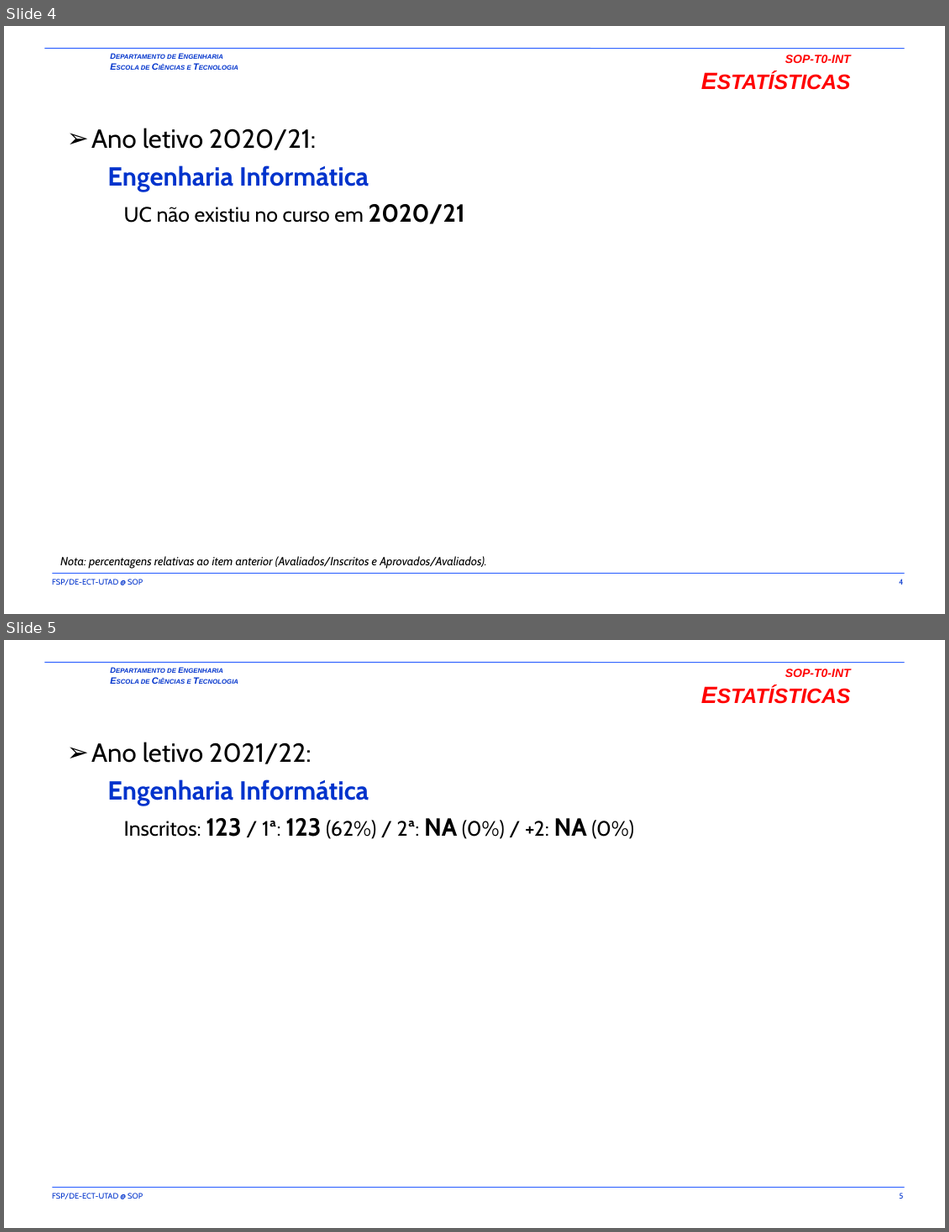
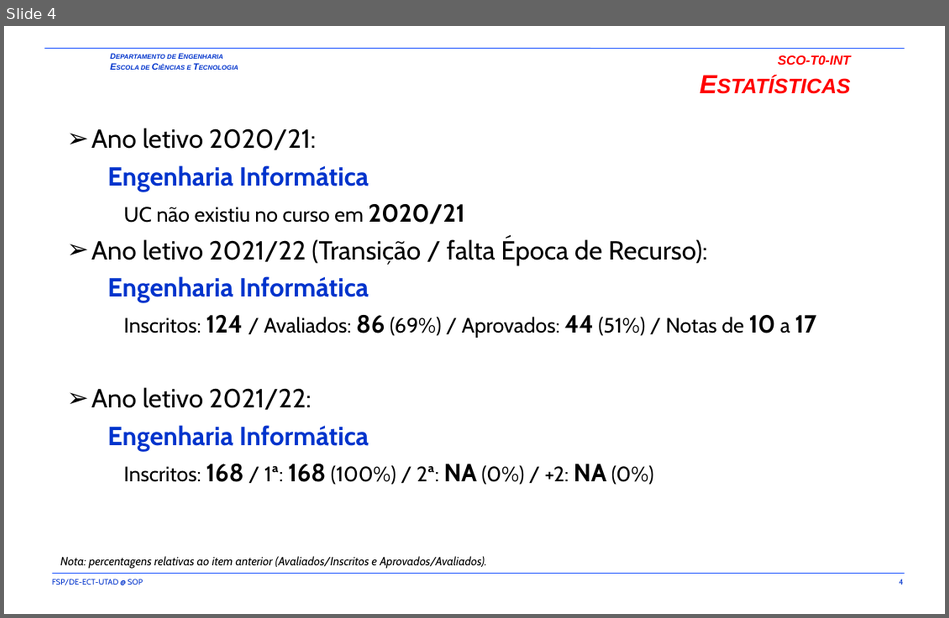
Before and after one commit to fsp864/UTAD-SCO, a slide deck: aulas/t/SCO-T0-INT.pptx. Shown one above the other, each under a label of ours: slides 4 and 5 before the commit, slide 4 after it. The pictures are 949x1232 and 949x618 pixels, drawn with LibreOffice and Linux fonts; fonts in the diff are those of the drawing; background and template pictures are left out. Boxes give left, top, right and bottom in pixels: in the first picture for what was removed or moved away, otherwise in the second. Text is boxed around its words. In the diff, an @@ line names an element or a change of style, - is before the commit and + after.

```diff
--- a/aulas/t/SCO-T0-INT.pptx
+++ b/aulas/t/SCO-T0-INT.pptx
@@ slide 5 removed at (x1=4, y1=640, x2=945, y2=1228), background picture (left out); not listed: 5 template elements that a slide beside it also shows @@
@@ title removed at (x1=785, y1=669, x2=851, y2=677) @@
-SOP-T0-INT
-ESTATÍSTICAS
@@ text removed at (x1=91, y1=742, x2=634, y2=839) @@
-➢ Ano letivo 2021/22:
-  Engenharia Informática
-    Inscritos: 123 / 1ª: 123 (62%) / 2ª: NA (0%) / +2: NA (0%)
@@ slide 4 changed as well @@
@@ title at (x1=778, y1=55, x2=851, y2=65): text changed; size 16 to 20 pt @@
-SOP-T0-INT
-ESTATÍSTICAS
+SCO-T0-INT
+Estatísticas
@@ text at (x1=91, y1=237, x2=816, y2=485): paragraphs added @@
+➢ Ano letivo 2021/22 (Transição / falta Época de Recurso):
+  Engenharia Informática
+    Inscritos: 124 / Avaliados: 86 (69%) / Aprovados: 44 (51%) / Notas de 10 a 17
+➢ Ano letivo 2021/22:
+  Engenharia Informática
+    Inscritos: 168 / 1ª: 168 (100%) / 2ª: NA (0%) / +2: NA (0%)
```
Also in this commit, not shown: 11 other slides changed, 1 slide added, 2 other slides removed, 1 other file.
